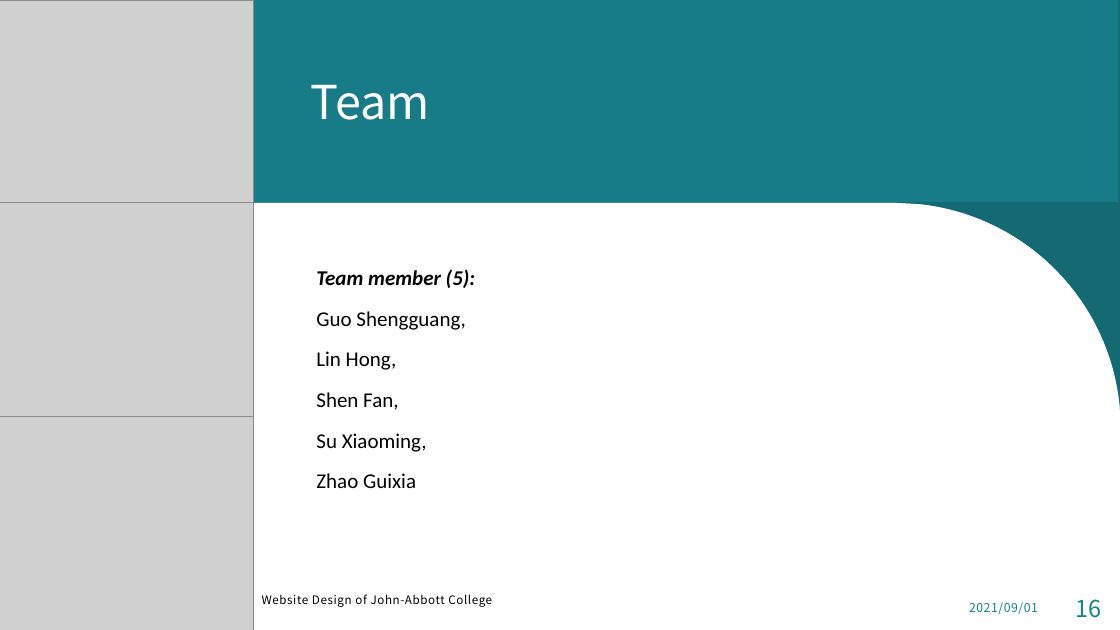
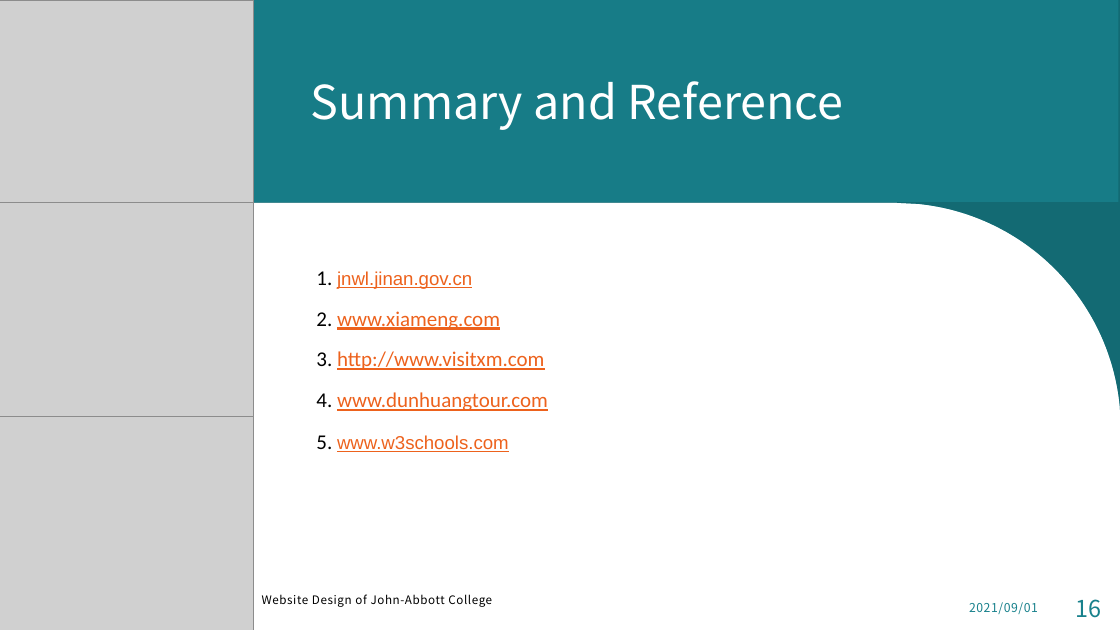
Before and after one commit to MikentGuo/Project_Tour, a slide deck: slide 16 of docs/Website Design for tourist attraction.pptx. Drawn at 1120x630 pixels with LibreOffice and Linux fonts; fonts in the diff are those of the drawing; grey boxes stand for pictures. Boxes give left, top, right and bottom in pixels: in the first picture for what was removed or moved away, otherwise in the second. Text is boxed around its words. In the diff, an @@ line names an element or a change of style, - is before the commit and + after.

```diff
--- a/docs/Website Design for tourist attraction.pptx
+++ b/docs/Website Design for tourist attraction.pptx
@@ title at box(311, 81, 844, 130): text changed @@
-Team
+Summary and Reference
@@ text at box(316, 271, 548, 452): text changed; text colour #000000 to #ED621D @@
-Team member (5):
-Guo Shengguang,
-Lin Hong,
-Shen Fan,
-Su Xiaoming,
-Zhao Guixia
+1. jnwl.jinan.gov.cn
+2. www.xiameng.com
+3. http://www.visitxm.com
+4. www.dunhuangtour.com
+5. www.w3schools.com
```
Also in this commit, not shown: 7 other slides changed.
